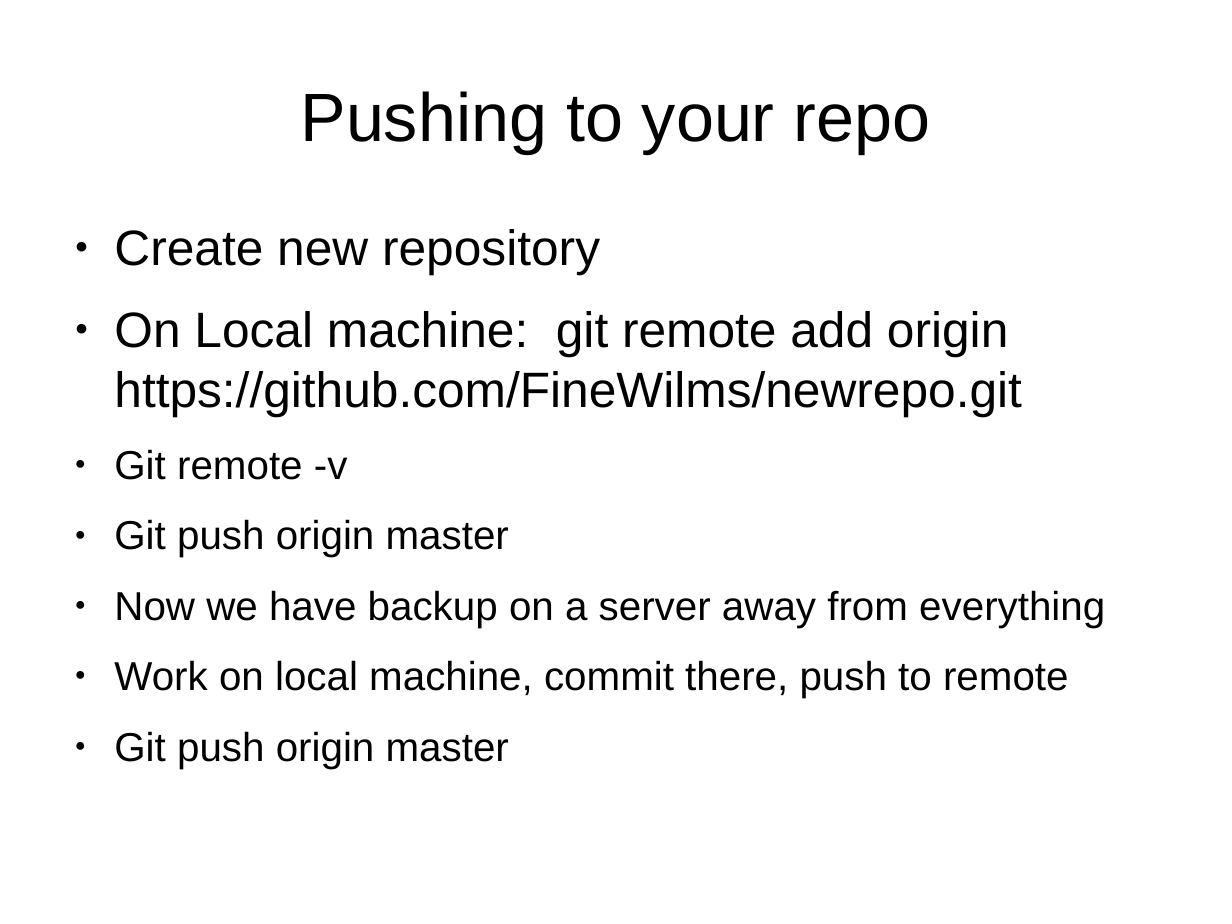
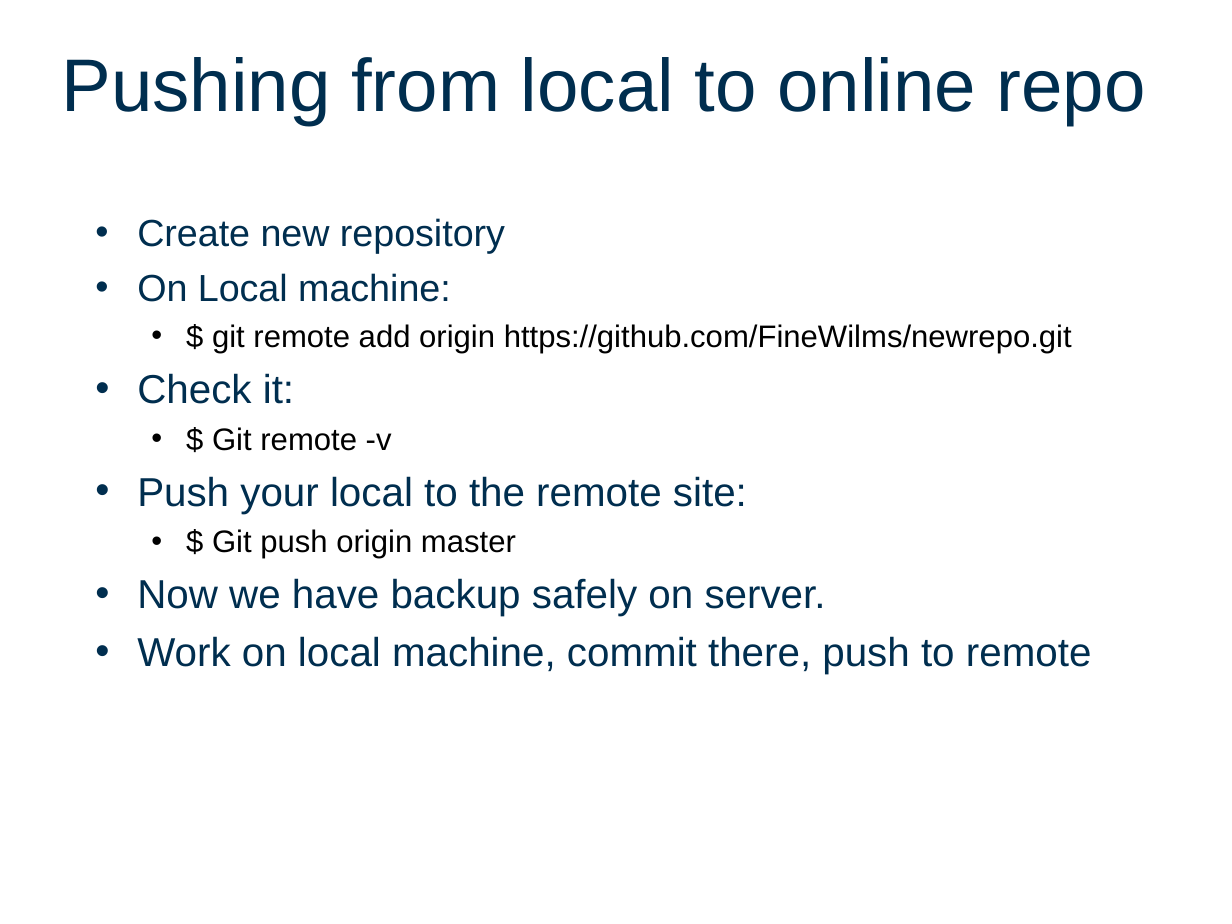
Before and after one commit to FineWilms/Workshop_github, a slide deck: slide 11 of intro2Git.odp. Drawn at 1232x924 pixels with LibreOffice and Linux fonts; fonts in the diff are those of the drawing; background and template pictures are left out. Boxes give left, top, right and bottom in pixels: in the first picture for what was removed or moved away, otherwise in the second. Text is boxed around its words. In the diff, an @@ line names an element or a change of style, - is before the commit and + after.

```diff
--- a/intro2Git.odp
+++ b/intro2Git.odp
@@ title "Pushing from local to online ..." at box(62, 57, 1146, 125): vertical alignment middle to top @@
@@ title at box(62, 57, 1146, 125): text changed; size 44 to 48 pt; text colour #000000 to #002E4F @@
-Pushing to your repo
+Pushing from local to online repo
@@ text "Create new repository": place and size @@
-text "Create new repository" at box(114, 229, 1105, 769)
+text "Create new repository" at box(137, 218, 1092, 674)
@@ text at box(137, 218, 1092, 674): size 32 to 24.3 pt in "Create new repository"; text colour #000000 to #002E4F in "Create new repository", "Work on local machine, commit there, push ..."; bullet ● to •; less space between paragraphs @@
@@ text at box(137, 273, 1072, 616): text changed; size 32 to 20 pt @@
-● On Local machine: git remote add origin https://github.com/FineWilms/newrepo.git
-● Git remote -v
-● Git push origin master
-● Now we have backup on a server away from everything
+• On Local machine:
+  • $ git remote add origin https://github.com/FineWilms/newrepo.git
+• Check it:
+  • $ Git remote -v
+• Push your local to the remote site:
+  • $ Git push origin master
+• Now we have backup safely on server.
@@ text at box(114, 731, 509, 769): paragraph removed @@
-● Git push origin master
```
Also in this commit, not shown: 11 other slides changed.
